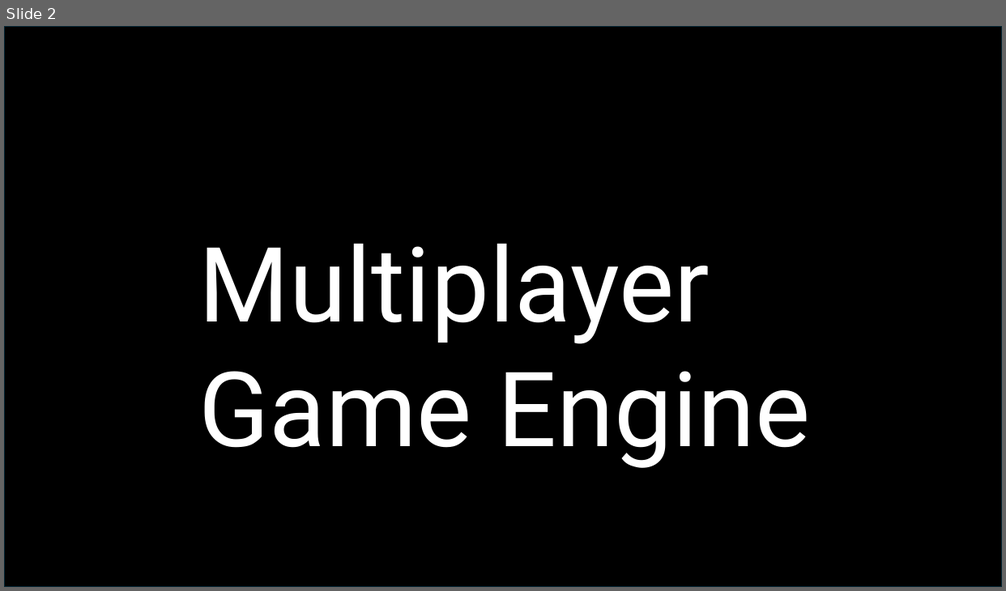
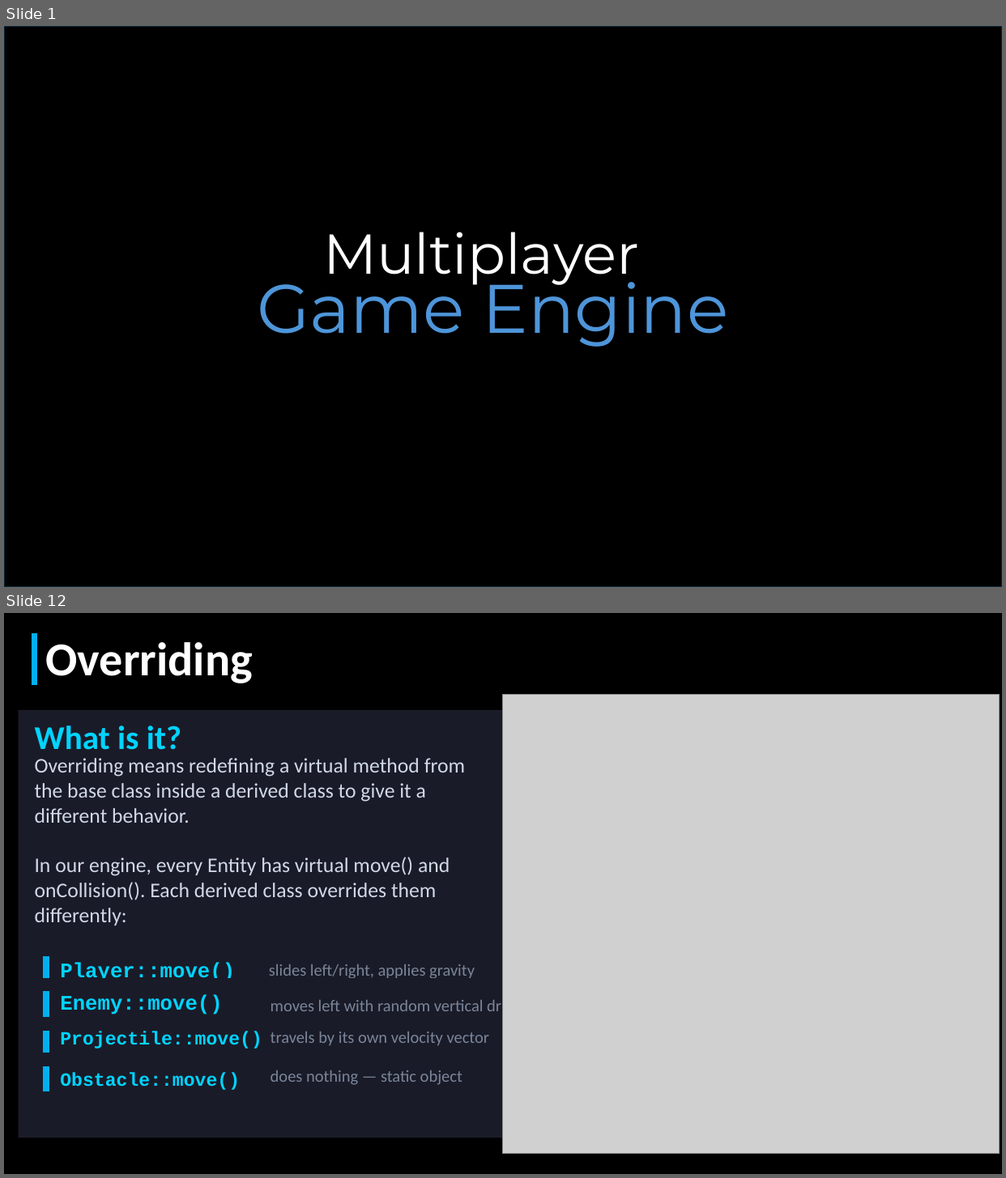
Before and after one commit to emanmo5050-oss/GamEngine26, a slide deck: GamEngine26.pptx. Shown one above the other, each under a label of ours: slide 2 before the commit, slides 1 and 12 after it; the slides between them are not shown. The pictures are 1006x591 and 1006x1178 pixels, drawn with LibreOffice and Linux fonts; fonts in the diff are those of the drawing; grey boxes stand for pictures; background and template pictures are left out. Boxes give left, top, right and bottom in pixels: in the first picture for what was removed or moved away, otherwise in the second. Text is boxed around its words. In the diff, an @@ line names an element or a change of style, - is before the commit and + after.

```diff
--- a/GamEngine26.pptx
+++ b/GamEngine26.pptx
@@ slide 12 added at (4,613,1002,1174), background #000000 @@
@@ line added from (35, 634) to (35, 685), #00B0F0 6 pt @@
@@ text added at (45,642,253,683), 45.3 pt, text #FFFFFF, bold @@
+Overriding
@@ picture added at (503,694,999,1153) @@
@@ rectangle added at (19,710,515,1138), fill #1A1B28, outline #FFFFFF 0.3 pt @@
@@ text added at (35,726,181,750), 32 pt, text #00D4FF, bold @@
+What is it?
@@ text added at (35,758,465,926), 20 pt, text #D0D8E8 @@
+Overriding means redefining a virtual method from the base class inside a derived class to give it a different behavior.
+In our engine, every Entity has virtual move() and onCollision(). Each derived class overrides them differently:
@@ line added from (46, 956) to (46, 1093), #00B0F0 6 pt @@
@@ text added at (60,962,235,978), 20 pt, text #00D4FF, bold @@
+Player::move()
@@ text added at (269,965,475,978), 16 pt, text #7A8599 @@
+slides left/right, applies gravity
@@ line added from (32, 985) to (480, 985), #1A1B28 13 pt @@
@@ text added at (60,995,222,1015), 20 pt, text #00D4FF, bold @@
+Enemy::move()
@@ text added at (270,998,515,1016), 16 pt, text #7A8599 @@
+moves left with random vertical drift
@@ line added from (27, 1024) to (475, 1024), #1A1B28 13 pt @@
@@ text added at (60,1032,262,1049), 18 pt, text #00D4FF, bold @@
+Projectile::move()
@@ text added at (270,1032,489,1046), 16 pt, text #7A8599 @@
+travels by its own velocity vector
@@ line added from (32, 1060) to (480, 1060), #1A1B28 13 pt @@
@@ text added at (60,1073,240,1090), 18 pt, text #00D4FF, bold @@
+Obstacle::move()
@@ text added at (270,1071,462,1085), 16 pt, text #7A8599 @@
+does nothing — static object
@@ what was slide 2 is now slide 1 @@
@@ slide 1 changed as well @@
@@ text added at (323,232,639,288), 54 pt, text #FFFFFF @@
+Multiplayer
@@ text at (257,267,728,347): text changed; size 100 to 66 pt; font Roboto to Montserrat; text colour #FFFFFF to #4E95D9 @@
-Multiplayer Game Engine
+Game Engine
```
Also in this commit, not shown: 5 other slides changed, 7 other slides added, 5 slides removed, 5 other files.
